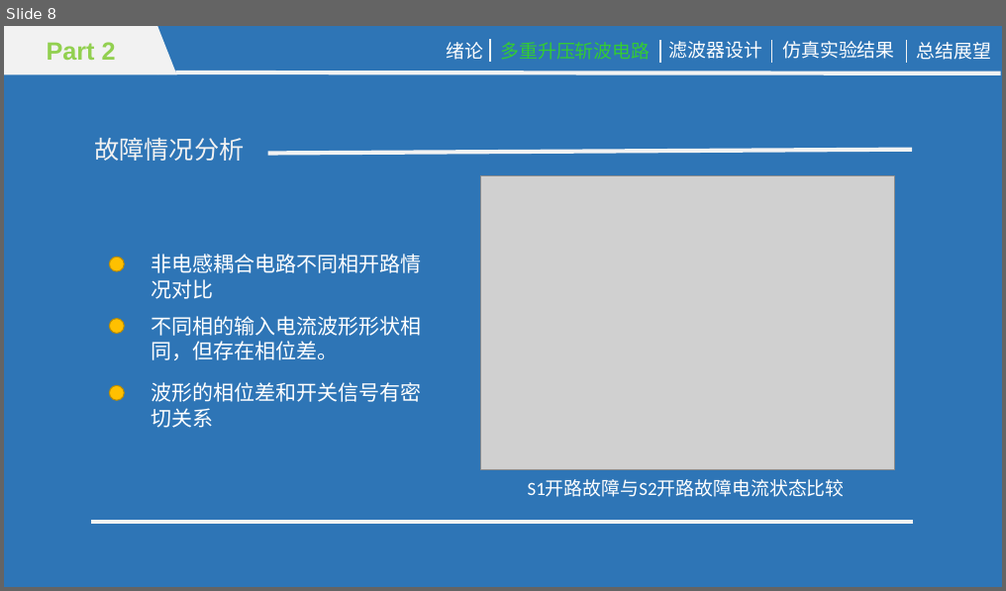
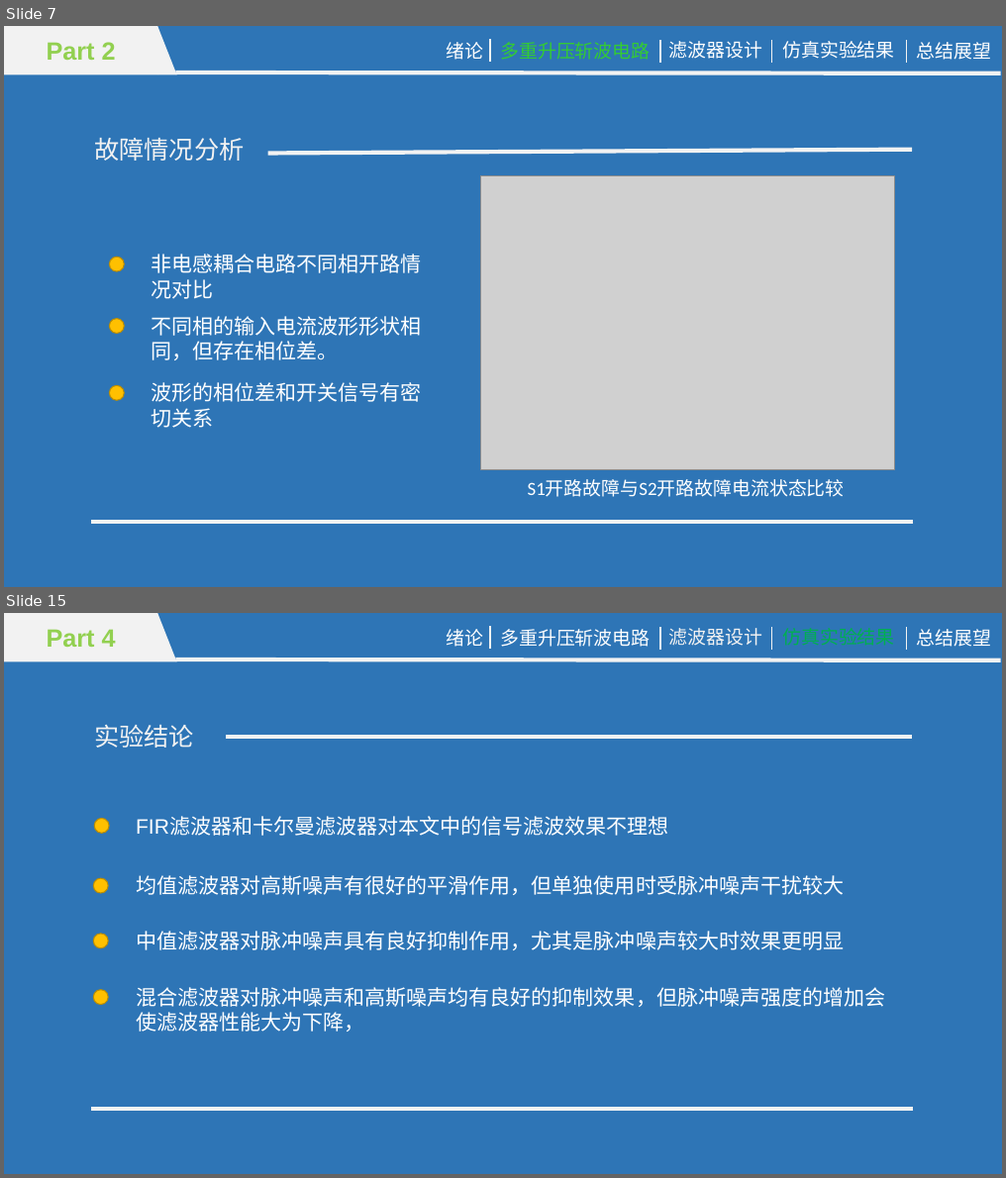
Before and after one commit to mcyang123/paper, a slide deck: 答辩.pptx. Shown one above the other, each under a label of ours: slide 8 before the commit, slides 7 and 15 after it; the slides between them are not shown. The pictures are 1006x591 and 1006x1178 pixels, drawn with LibreOffice and Linux fonts; fonts in the diff are those of the drawing; grey boxes stand for pictures. Boxes give left, top, right and bottom in pixels: in the first picture for what was removed or moved away, otherwise in the second. Text is boxed around its words. In the diff, an @@ line names an element or a change of style, - is before the commit and + after.

```diff
--- a/答辩.pptx
+++ b/答辩.pptx
@@ slide 15 added at (4,613,1002,1174), background #2E75B6 @@
@@ rectangle added at (4,613,157,662), fill #F2F2F2, 24 pt, text #92D050, bold @@
+Part 4
@@ right triangle added at (157,613,177,662), fill #F2F2F2 @@
@@ text added at (446,629,483,647), 18 pt, text #FFFFFF @@
+绪论
@@ line added from (491, 627) to (491, 649), #F2F2F2 1.5 pt @@
@@ text added at (500,629,649,647), 18 pt, text #FFFFFF @@
+多重升压斩波电路
@@ line added from (660, 627) to (660, 649), #F2F2F2 1.5 pt @@
@@ text added at (668,628,761,646), 18 pt, text #F2F2F2 @@
+滤波器设计
@@ line added from (772, 627) to (772, 649), #F2F2F2 1.5 pt @@
@@ line added from (907, 627) to (907, 649), #F2F2F2 1.5 pt @@
@@ text added at (917,629,992,647), 18 pt, text #FFFFFF @@
+总结展望
@@ line added from (175, 660) to (1001, 661), #F2F2F2 4 pt @@
@@ text added at (94,725,194,748), 24 pt, text #F2F2F2 @@
+实验结论
@@ line added from (912, 737) to (226, 737), #F2F2F2 4 pt @@
@@ ellipse added at (94,818,110,833), fill #FFC000, outline #BD8E00 1 pt @@
@@ text added at (136,817,669,836), 20 pt, text #FFFFFF @@
+FIR滤波器和卡尔曼滤波器对本文中的信号滤波效果不理想
@@ ellipse added at (93,878,108,894), fill #FFC000, outline #BD8E00 1 pt @@
@@ text added at (136,875,844,895), 20 pt, text #FFFFFF @@
+均值滤波器对高斯噪声有很好的平滑作用，但单独使用时受脉冲噪声干扰较大
@@ ellipse added at (93,934,108,949), fill #FFC000, outline #BD8E00 1 pt @@
@@ text added at (136,931,844,951), 20 pt, text #FFFFFF @@
+中值滤波器对脉冲噪声具有良好抑制作用，尤其是脉冲噪声较大时效果更明显
@@ ellipse added at (93,990,108,1005), fill #FFC000, outline #BD8E00 1 pt @@
@@ text added at (136,987,885,1032), 20 pt, text #FFFFFF @@
+混合滤波器对脉冲噪声和高斯噪声均有良好的抑制效果，但脉冲噪声强度的增加会使滤波器性能大为下降，
@@ line added from (914, 1109) to (91, 1109), #F2F2F2 4 pt @@
@@ what was slide 8 is now slide 7 @@
```
Also in this commit, not shown: 3 slides changed, 7 other slides added, 1 slide removed.
